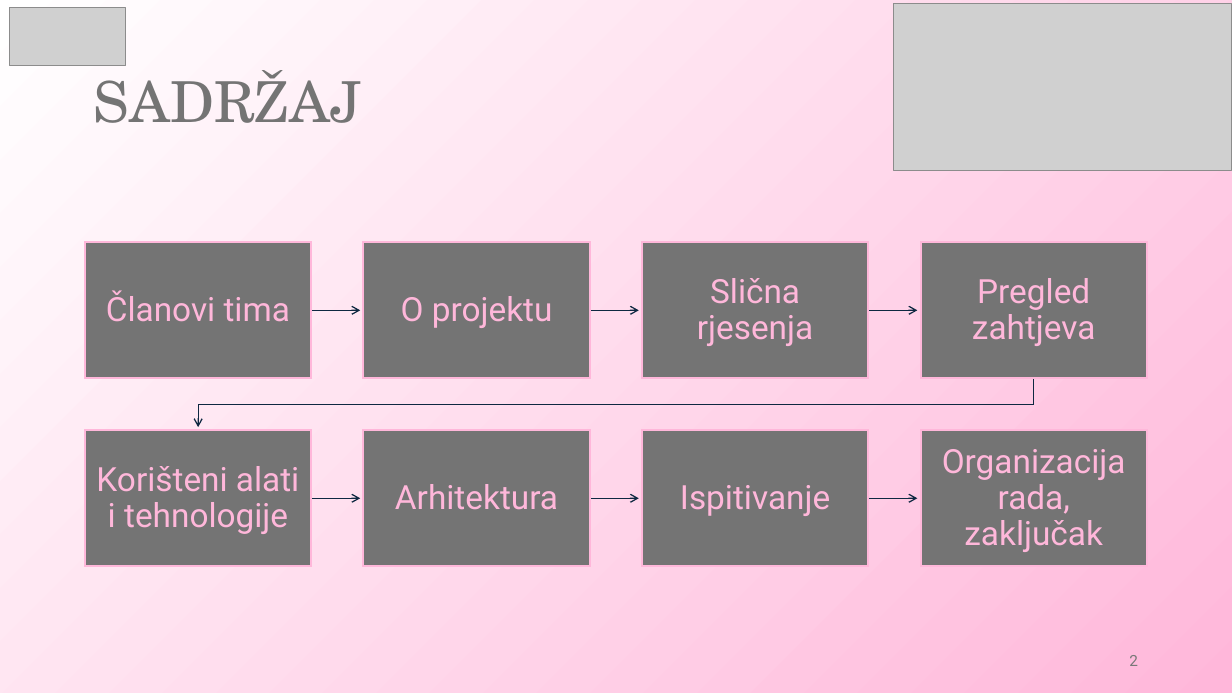
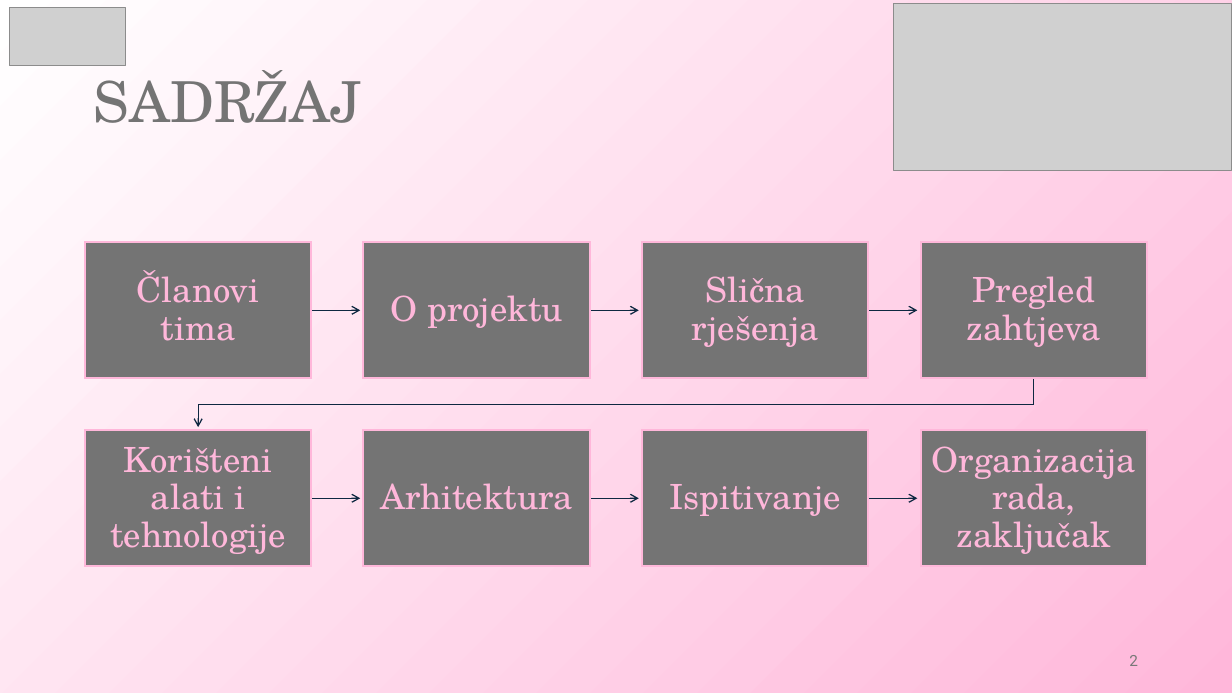
Before and after one commit to bornaodobasic/eduhub, a slide deck: slide 2 of Dokumentacija/PROINZ_TG09.3_EduHub.pptx. Drawn at 1232x693 pixels with LibreOffice and Linux fonts; fonts in the diff are those of the drawing; grey boxes stand for pictures. Boxes give left, top, right and bottom in pixels: in the first picture for what was removed or moved away, otherwise in the second. Text is boxed around its words. In the diff, an @@ line names an element or a change of style, - is before the commit and + after.

```diff
--- a/Dokumentacija/PROINZ_TG09.3_EduHub.pptx
+++ b/Dokumentacija/PROINZ_TG09.3_EduHub.pptx
@@ text at [691, 276, 819, 347]: text changed; size 26 to 27 pt; font Roboto to TeX Gyre Schola @@
-Slična rjesenja
+Slična rješenja
@@ size 26 to 27 pt, font Roboto to TeX Gyre Schola in 7 elements at [137, 270, 260, 341], [391, 295, 562, 328], [967, 276, 1102, 347], [110, 447, 286, 554], [381, 483, 573, 510], [670, 484, 841, 516], [932, 446, 1136, 554] @@
```
Also in this commit, not shown: 11 other slides changed.
